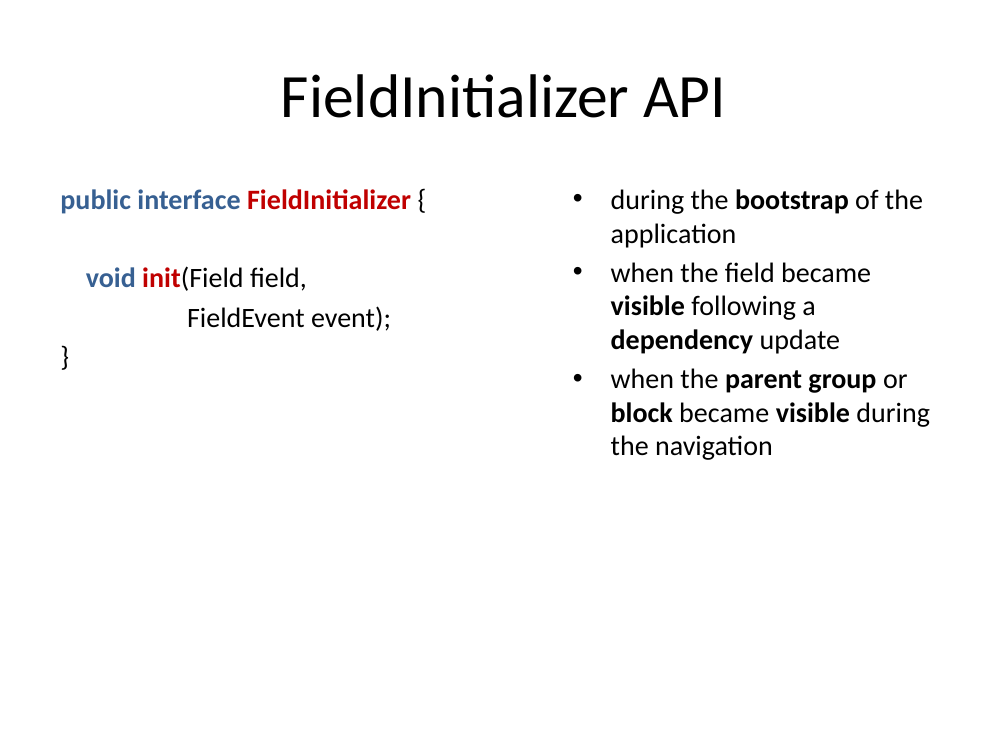
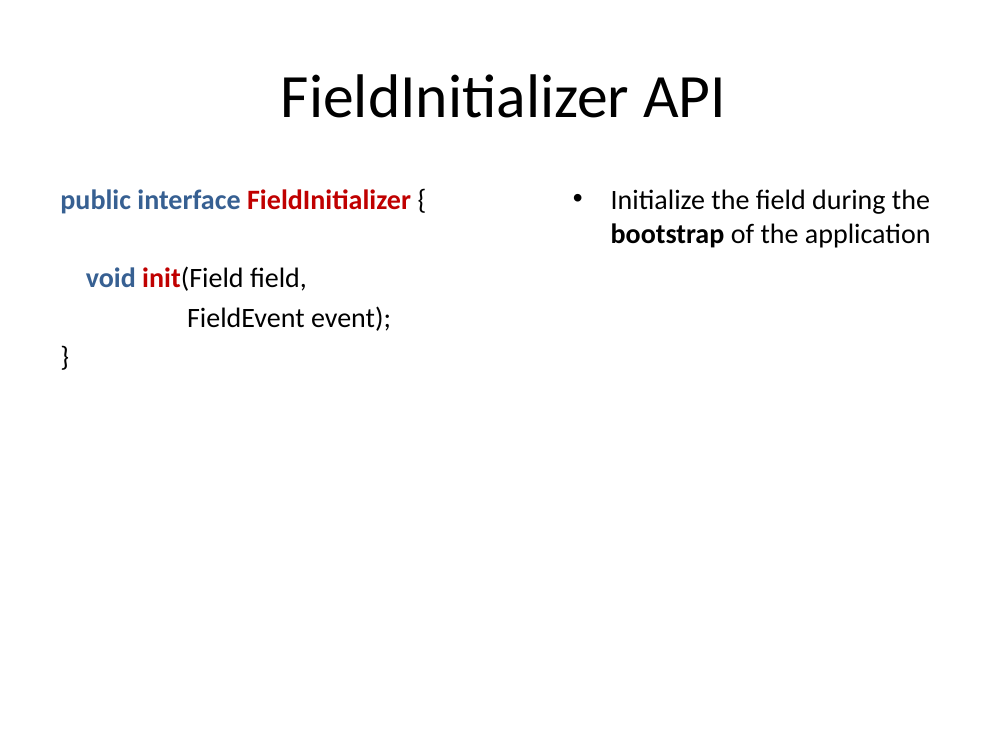
Before and after one commit to lesfurets/mdl4ui, a slide deck: slide 41 of mdl4ui-docs/mdl4ui_cg2013.pptx. Drawn at 1008x756 pixels with LibreOffice and Linux fonts; fonts in the diff are those of the drawing. Boxes give left, top, right and bottom in pixels: in the first picture for what was removed or moved away, otherwise in the second. Text is boxed around its words. In the diff, an @@ line names an element or a change of style, - is before the commit and + after.

Commit message:
minor fix on slides

```diff
--- a/mdl4ui-docs/mdl4ui_cg2013.pptx
+++ b/mdl4ui-docs/mdl4ui_cg2013.pptx
@@ text at (x1=611, y1=189, x2=931, y2=248): text changed @@
-• during the bootstrap of the application
-• when the field became visible following a dependency update
-• when the parent group or block became visible during the navigation
+• Initialize the field during the bootstrap of the application
```
Also in this commit, not shown: 3 other slides changed.
